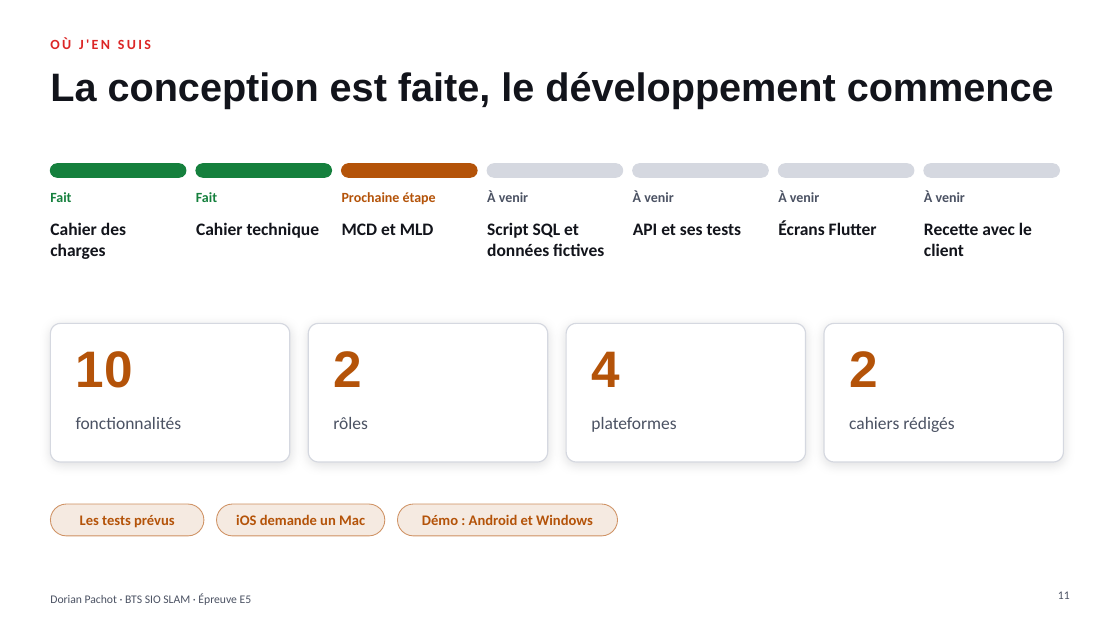
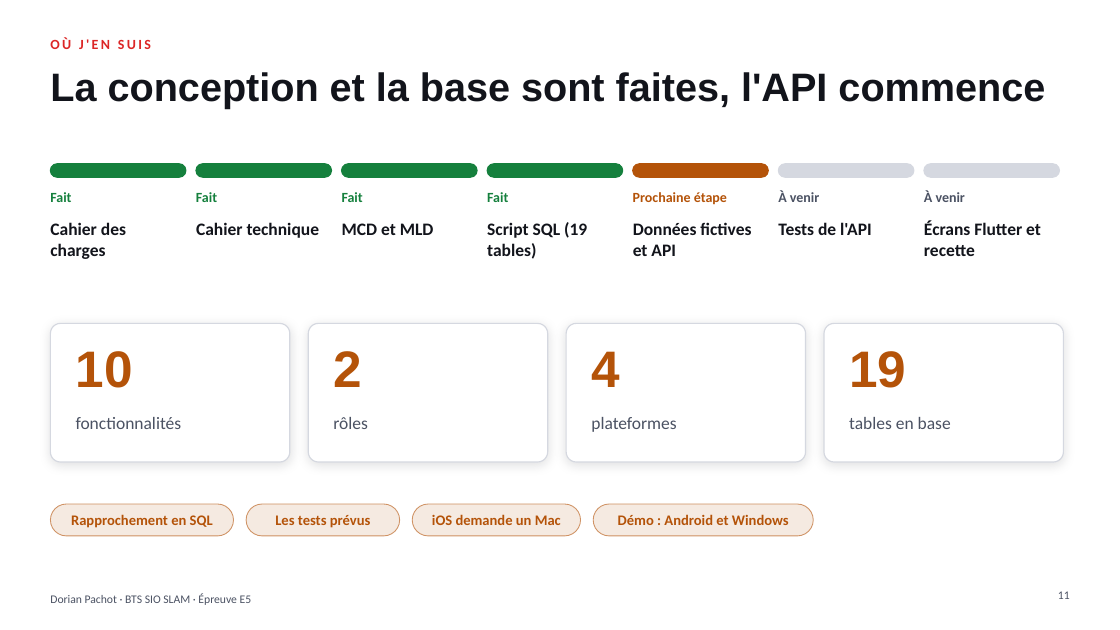
Before and after one commit to dorianpachot-create/portefollio, a slide deck: slide 11 of assets/presentation/Presentation_E5_Dorian_Pachot.pptx. Drawn at 1120x630 pixels with LibreOffice and Linux fonts; fonts in the diff are those of the drawing. Boxes give left, top, right and bottom in pixels: in the first picture for what was removed or moved away, otherwise in the second. Text is boxed around its words. In the diff, an @@ line names an element or a change of style, - is before the commit and + after.

```diff
--- a/assets/presentation/Presentation_E5_Dorian_Pachot.pptx
+++ b/assets/presentation/Presentation_E5_Dorian_Pachot.pptx
@@ title at [50,72,1045,109]: text changed @@
-La conception est faite, le développement commence
+La conception et la base sont faites, l'API commence
@@ rounded rectangle at [342,164,477,177]: fill #B45309 to #15803D; outline #B45309 1 pt to #15803D 1 pt @@
@@ rounded rectangle at [487,164,623,177]: fill #D5D8E0 to #15803D; outline #D5D8E0 1 pt to #15803D 1 pt @@
@@ rounded rectangle at [633,164,768,177]: fill #D5D8E0 to #B45309; outline #D5D8E0 1 pt to #B45309 1 pt @@
@@ text at [342,192,363,202]: text changed; text colour #B45309 to #15803D @@
-Prochaine étape
+Fait
@@ text at [487,192,508,202]: text changed; text colour #4B5263 to #15803D @@
-À venir
+Fait
@@ text at [633,192,727,205]: text changed; text colour #4B5263 to #B45309 @@
-À venir
+Prochaine étape
@@ text at [487,222,587,259]: text changed @@
-Script SQL et données fictives
+Script SQL (19 tables)
@@ text at [633,222,751,256]: text changed @@
-API et ses tests
+Données fictives et API
@@ text at [778,222,872,235]: text changed @@
-Écrans Flutter
+Tests de l'API
@@ text at [924,221,1041,256]: text changed @@
-Recette avec le client
+Écrans Flutter et recette
@@ text at [849,351,906,388]: text changed @@
-2
+19
@@ text at [849,417,951,429]: text changed @@
-cahiers rédigés
+tables en base
@@ rounded rectangle: place and size @@
-rounded rectangle at [50,504,204,536]
+rounded rectangle at [50,504,234,536]
@@ rounded rectangle: place and size @@
-rounded rectangle at [217,504,385,536]
+rounded rectangle at [246,504,400,536]
@@ rounded rectangle: place and size @@
-rounded rectangle at [397,504,618,536]
+rounded rectangle at [413,504,581,536]
@@ 3 texts: place and size @@
-3 texts at [80,514,593,528]
+3 texts at [275,514,789,528]
@@ rounded rectangle added at [593,504,813,536], fill #B45309 at 12% opacity, outline #B45309 0.75 pt @@
@@ text added at [71,514,213,528], 12.5 pt, text #B45309, bold @@
+Rapprochement en SQL
```
Also in this commit, not shown: 1 other slide changed, 37 other files.
